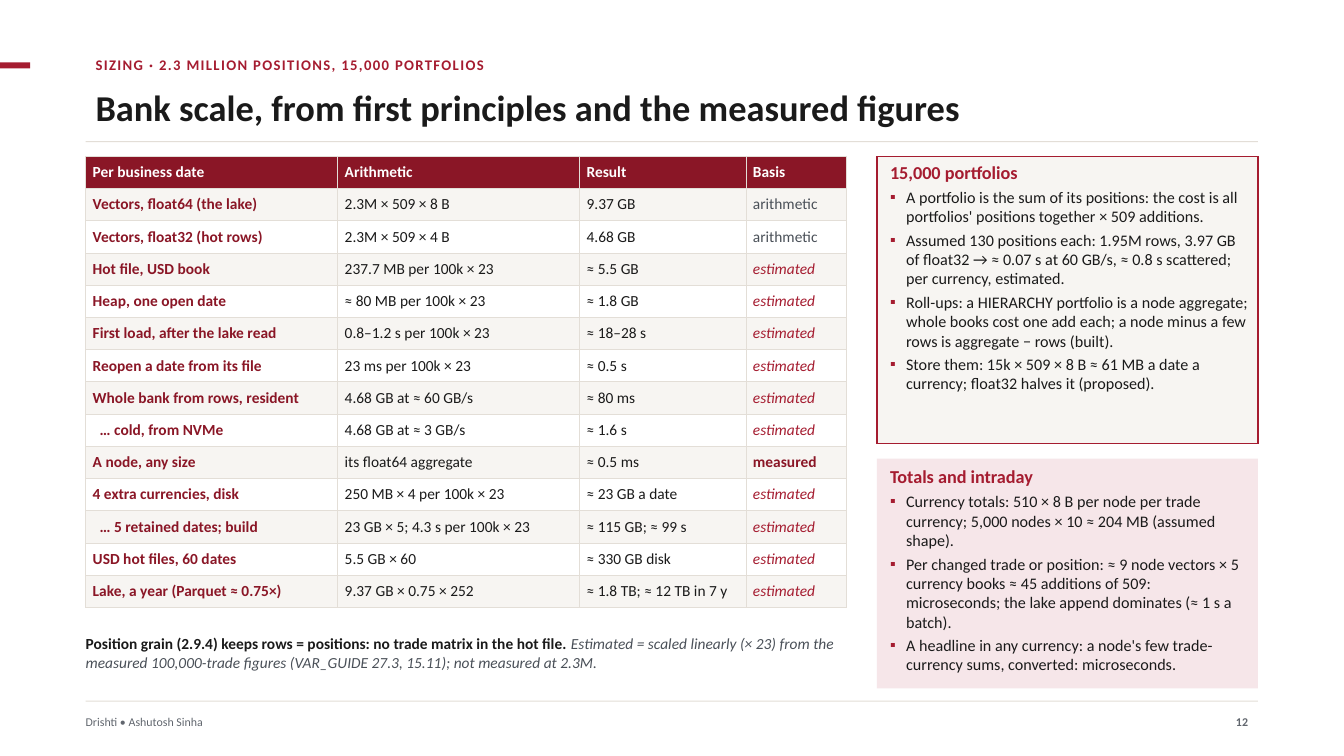
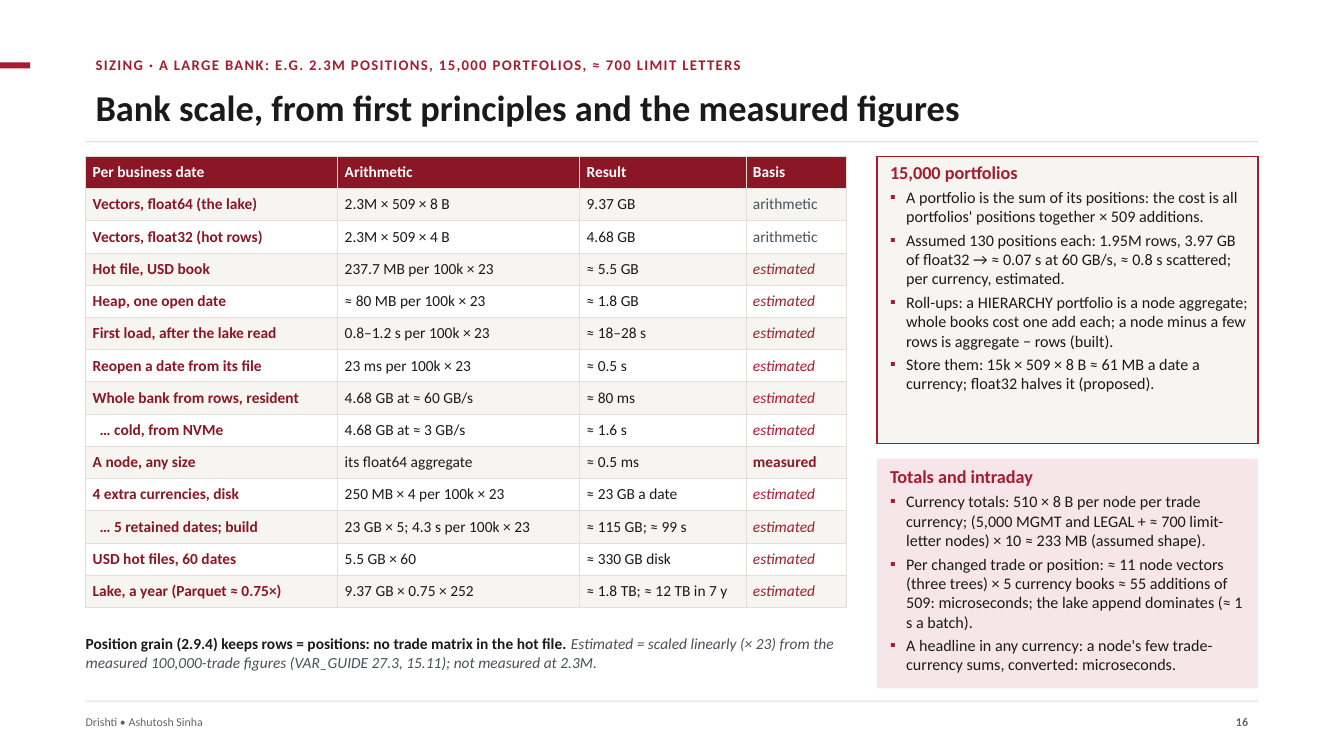
Before and after one commit to ajsinha/drishti, a slide deck: slide 16 of docs/publications/Drishti-VaR-Engine.pptx (slide 12 before the commit). Drawn at 1344x756 pixels with LibreOffice and Linux fonts; fonts in the diff are those of the drawing. Boxes give left, top, right and bottom in pixels: in the first picture for what was removed or moved away, otherwise in the second. Text is boxed around its words. In the diff, an @@ line names an element or a change of style, - is before the commit and + after.

Commit message:
VaR engine deck expanded to 34 slides: hierarchies, the pricing-system record and onboarding, 10-day and stressed VaR, capacity and the hardware plan with 39% headroom, Delta or Iceberg, schema changes, deployment options, AWS deployment and cost (ECS, Fargate, S3 first; options A, B and sharded C), operations, model risk and controls, rollout, glossary

```diff
--- a/docs/publications/Drishti-VaR-Engine.pptx
+++ b/docs/publications/Drishti-VaR-Engine.pptx
@@ text at [96, 60, 676, 72]: text changed @@
-SIZING · 2.3 MILLION POSITIONS, 15,000 PORTFOLIOS
+SIZING · A LARGE BANK: E.G. 2.3M POSITIONS, 15,000 PORTFOLIOS, ≈ 700 LIMIT LETTERS
@@ text at [906, 495, 1242, 630]: text changed @@
-▪ Currency totals: 510 × 8 B per node per trade currency; 5,000 nodes × 10 ≈ 204 MB (assumed shape).
-▪ Per changed trade or position: ≈ 9 node vectors × 5 currency books ≈ 45 additions of 509: microseconds; the lake append dominates (≈ 1 s a batch).
+▪ Currency totals: 510 × 8 B per node per trade currency; (5,000 MGMT and LEGAL + ≈ 700 limit-letter nodes) × 10 ≈ 233 MB (assumed shape).
+▪ Per changed trade or position: ≈ 11 node vectors (three trees) × 5 currency books ≈ 55 additions of 509: microseconds; the lake append dominates (≈ 1 s a batch).
@@ page number at [1236, 718, 1248, 726]: text changed @@
-12
+16
```
Also in this commit, not shown: 5 other slides changed, 19 slides added, 1 other file.
